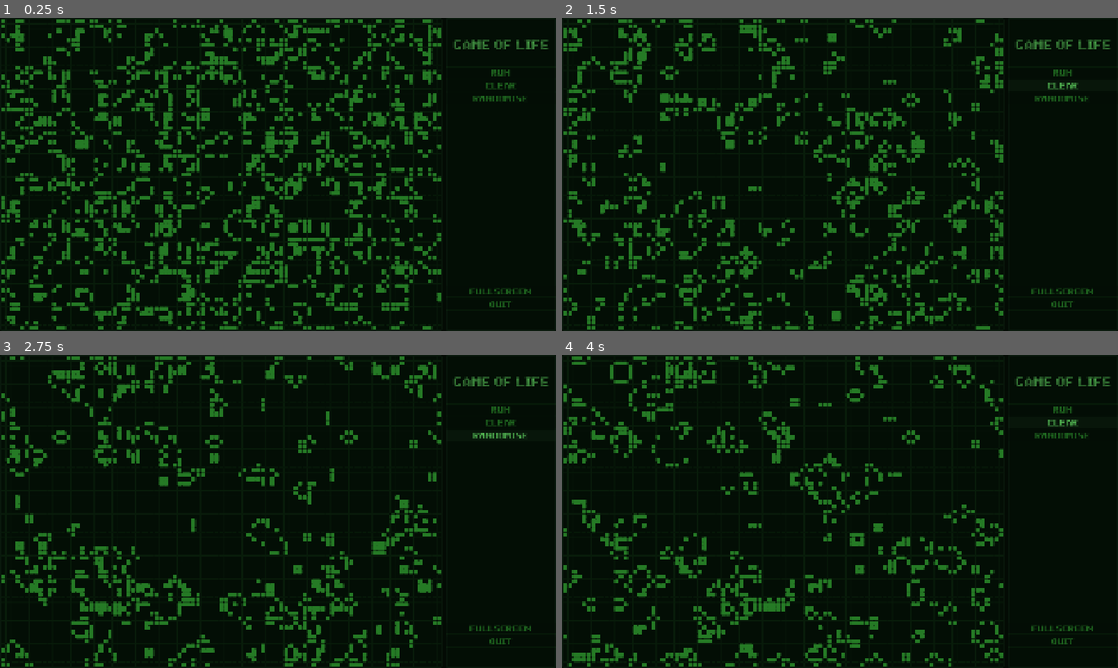
Above: before the commit, frames 1-4 (two rows, left to right).
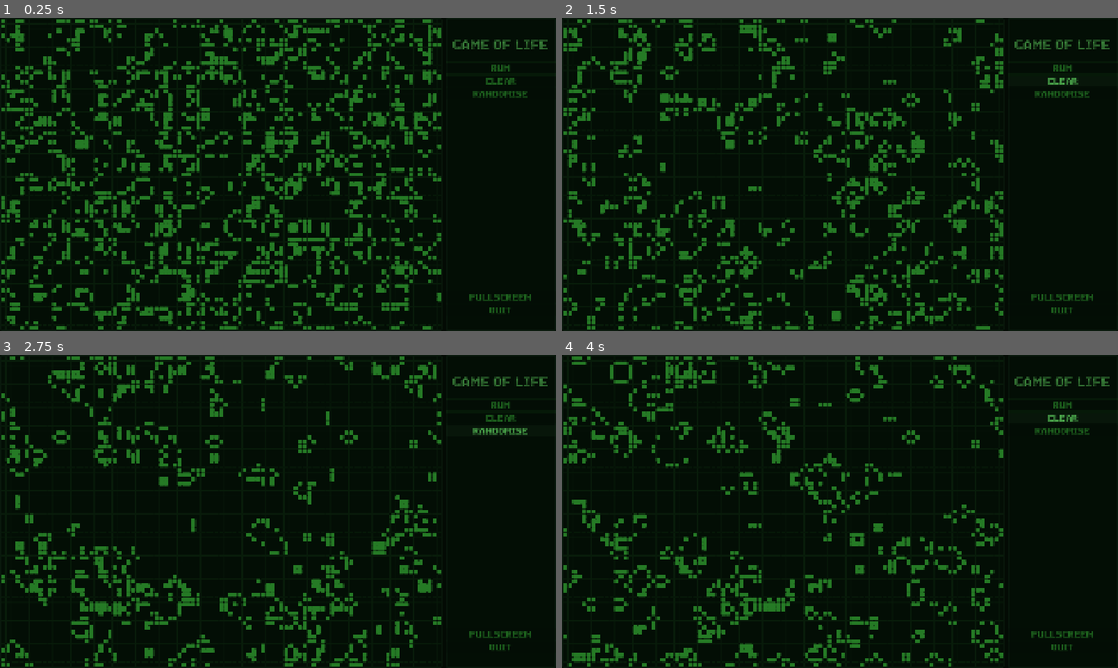
Above: after the commit, the same moments.

Repository: MrKligson/game-of-life
Game: Godot game, scene res://game_of_life.tscn
Two runs of this game, one before a commit and one after it. Both use one fixed random seed, a clock stepped at 60 frames per second and the inputs below.
Inputs:
- Up to frame 1 (0.25 s): no input
- Up to frame 2 (1.5 s): click "RUN" at 0.5 s; click "CLEAR" at 1.25 s
- Up to frame 3 (2.75 s): click "RANDOMISE" at 2 s
- Up to frame 4 (4 s): click "RUN" at 2.75 s; click "CLEAR" at 3.5 s

The runs differ from the first frame. In frame 1, 0.9% of the frame differs, in the area x 81-99%, y 6-95%; in frame 2, 0.9%; in frame 3, 0.9%; in frame 4, 0.9%.

Commit message:
UI: Simplified layout and added GridContainer for statistics

Diff:
--- /dev/null
+++ b/ui/button_shortcuts/RunEditToggle.tres
@@ -0,0 +1,7 @@
+[gd_resource type="Shortcut" format=3 uid="uid://c0j0boa2yiumk"]
+
+[sub_resource type="InputEventAction" id="InputEventAction_vw87c"]
+action = &"toggle_edit_mode"
+
+[resource]
+events = [SubResource("InputEventAction_vw87c")]
--- a/ui/side_menu.tscn
+++ b/ui/side_menu.tscn
@@ -54,51 +54,47 @@
 theme = SubResource("Theme_ofb81")
 theme_override_styles/panel = ExtResource("3_8t5rf")
 
-[node name="VBoxContainer" type="VBoxContainer" parent="." unique_id=2077530570]
+[node name="MarginContainer" type="MarginContainer" parent="." unique_id=962591079]
 layout_mode = 2
-
-[node name="MarginContainer" type="MarginContainer" parent="VBoxContainer" unique_id=962591079]
-layout_mode = 2
-theme_override_constants/margin_left = 5
 theme_override_constants/margin_top = 77
 theme_override_constants/margin_bottom = 50
 
-[node name="GameTitle" type="Label" parent="VBoxContainer/MarginContainer" unique_id=704818806]
+[node name="VBoxContainer" type="VBoxContainer" parent="MarginContainer" unique_id=2077530570]
+layout_mode = 2
+
+[node name="GameTitle" type="Label" parent="MarginContainer/VBoxContainer" unique_id=704818806]
+custom_minimum_size = Vector2(0, 70)
 layout_mode = 2
 size_flags_vertical = 0
 text = "GAME OF LIFE"
 label_settings = SubResource("LabelSettings_upksi")
 horizontal_alignment = 1
 
-[node name="RunEditButton" type="Button" parent="VBoxContainer" unique_id=1190424382]
+[node name="RunEditButton" type="Button" parent="MarginContainer/VBoxContainer" unique_id=1190424382]
 layout_mode = 2
 size_flags_vertical = 0
+tooltip_text = "Switches to edit mode. [spacebar] or [e]"
 text = "RUN"
 
-[node name="ClearButton" type="Button" parent="VBoxContainer" unique_id=513884661]
+[node name="ClearButton" type="Button" parent="MarginContainer/VBoxContainer" unique_id=513884661]
 layout_mode = 2
 size_flags_vertical = 0
 text = "CLEAR"
 
-[node name="RadomiseButton" type="Button" parent="VBoxContainer" unique_id=553060555]
+[node name="RadomiseButton" type="Button" parent="MarginContainer/VBoxContainer" unique_id=553060555]
 layout_mode = 2
 size_flags_vertical = 0
 text = "RANDOMISE"
 
-[node name="MarginContainer2" type="MarginContainer" parent="VBoxContainer" unique_id=1736081114]
+[node name="Statistics" type="GridContainer" parent="MarginContainer/VBoxContainer" unique_id=1766104412]
 layout_mode = 2
-size_flags_vertical = 10
-theme_override_constants/margin_bottom = 70
+size_flags_vertical = 3
 
-[node name="VBoxContainer2" type="VBoxContainer" parent="VBoxContainer/MarginContainer2" unique_id=1440901791]
-layout_mode = 2
-size_flags_vertical = 8
-
-[node name="FullscreenButton" type="Button" parent="VBoxContainer/MarginContainer2/VBoxContainer2" unique_id=2086070930]
+[node name="FullscreenButton" type="Button" parent="MarginContainer/VBoxContainer" unique_id=2086070930]
 layout_mode = 2
 text = "FULLSCREEN"
 
-[node name="QuitButton" type="Button" parent="VBoxContainer/MarginContainer2/VBoxContainer2" unique_id=152541140]
+[node name="QuitButton" type="Button" parent="MarginContainer/VBoxContainer" unique_id=152541140]
 layout_mode = 2
 size_flags_vertical = 8
 text = "QUIT"
